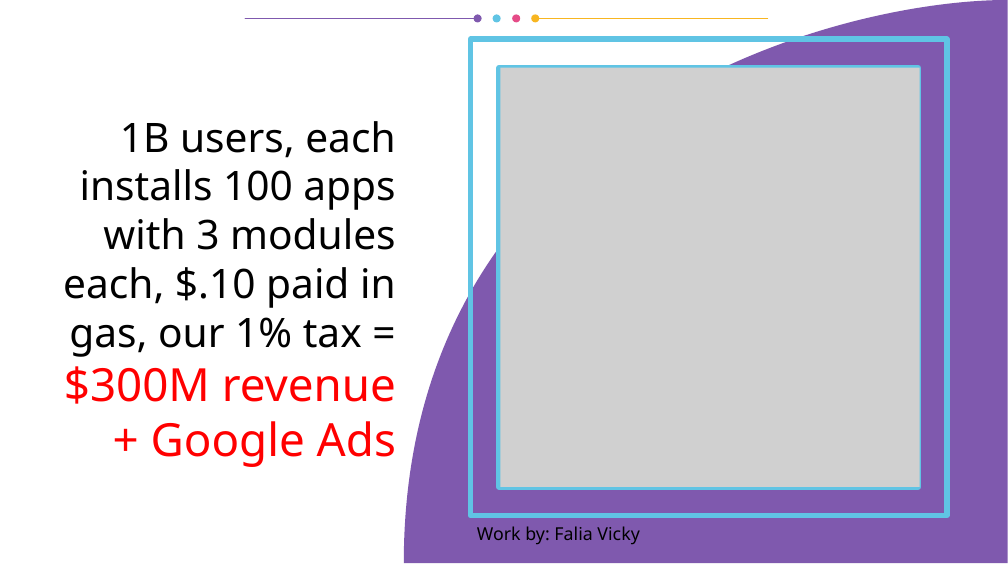
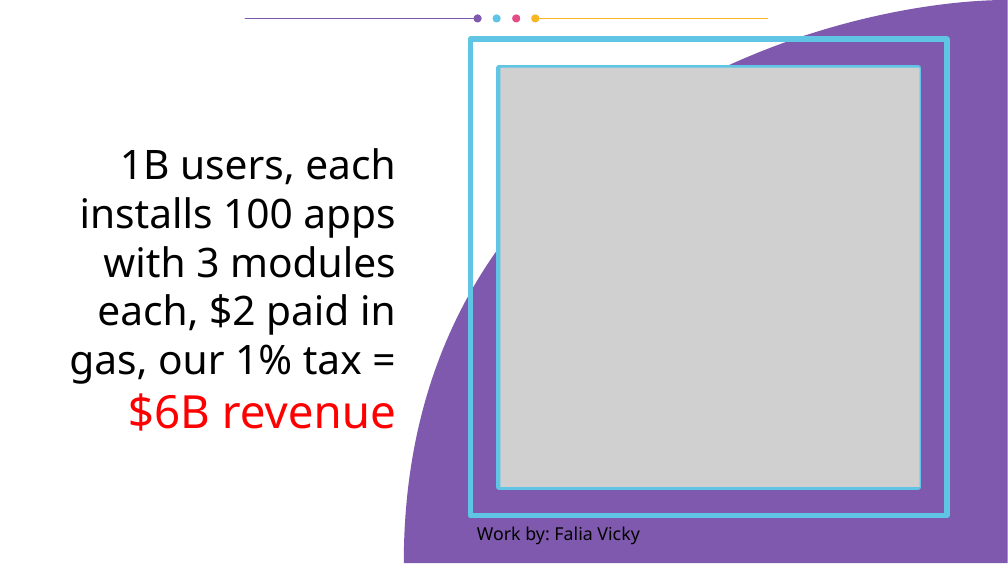
Before and after one commit to vporton/icp-package-manager, a slide deck: slide 11 of docs/presentation.odp. Drawn at 1008x567 pixels with LibreOffice and Linux fonts; fonts in the diff are those of the drawing; grey boxes stand for pictures. Boxes give left, top, right and bottom in pixels: in the first picture for what was removed or moved away, otherwise in the second. Text is boxed around its words. In the diff, an @@ line names an element or a change of style, - is before the commit and + after.

Commit message:
presentation revenue calculation corrected

```diff
--- a/docs/presentation.odp
+++ b/docs/presentation.odp
@@ title at box(69, 148, 396, 431): text changed @@
-1B users, each installs 100 apps with 3 modules each, $.10 paid in gas, our 1% tax =
-$300M revenue
-+ Google Ads
+1B users, each installs 100 apps with 3 modules each, $2 paid in gas, our 1% tax =
+$6B revenue
```
